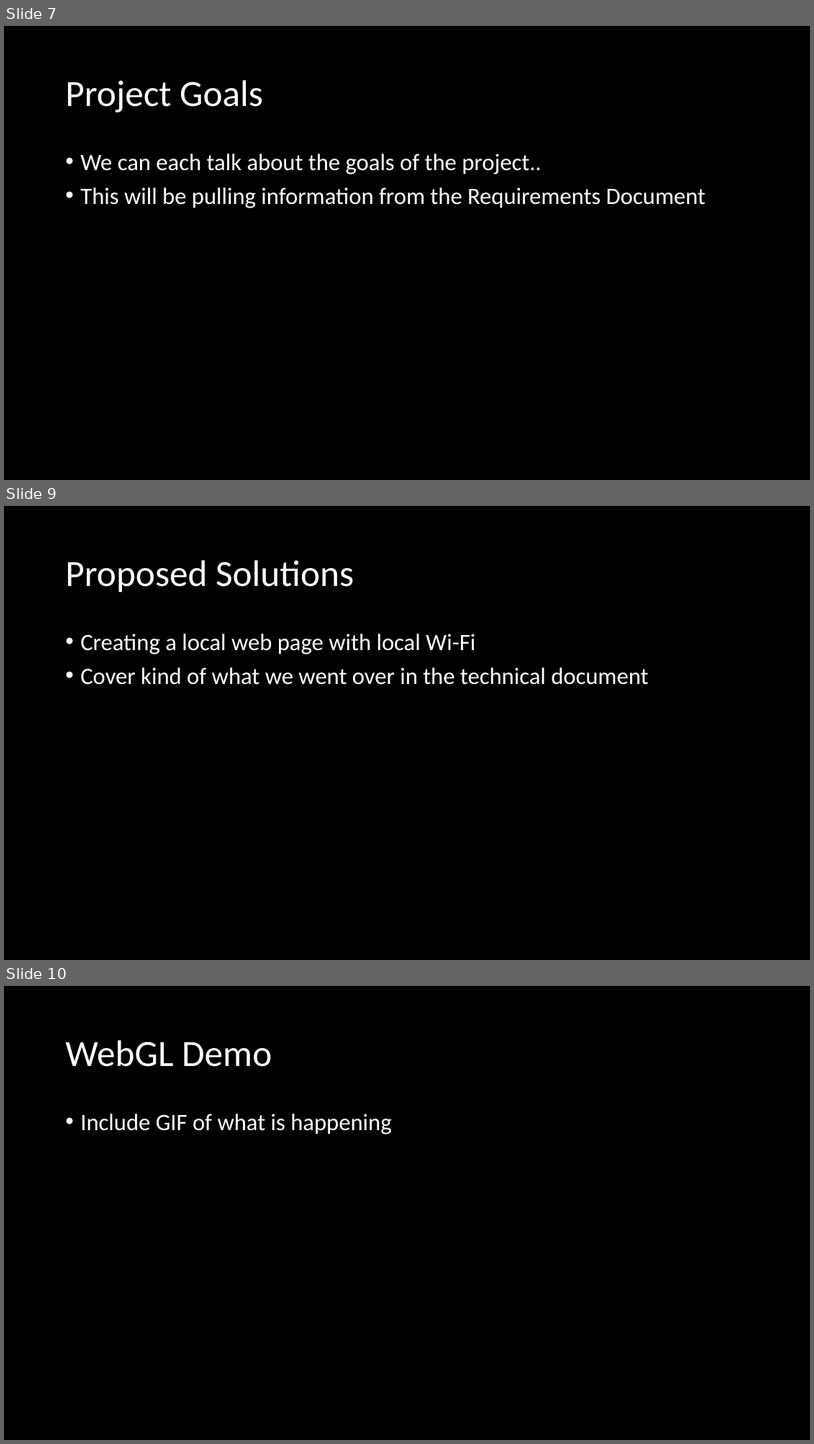
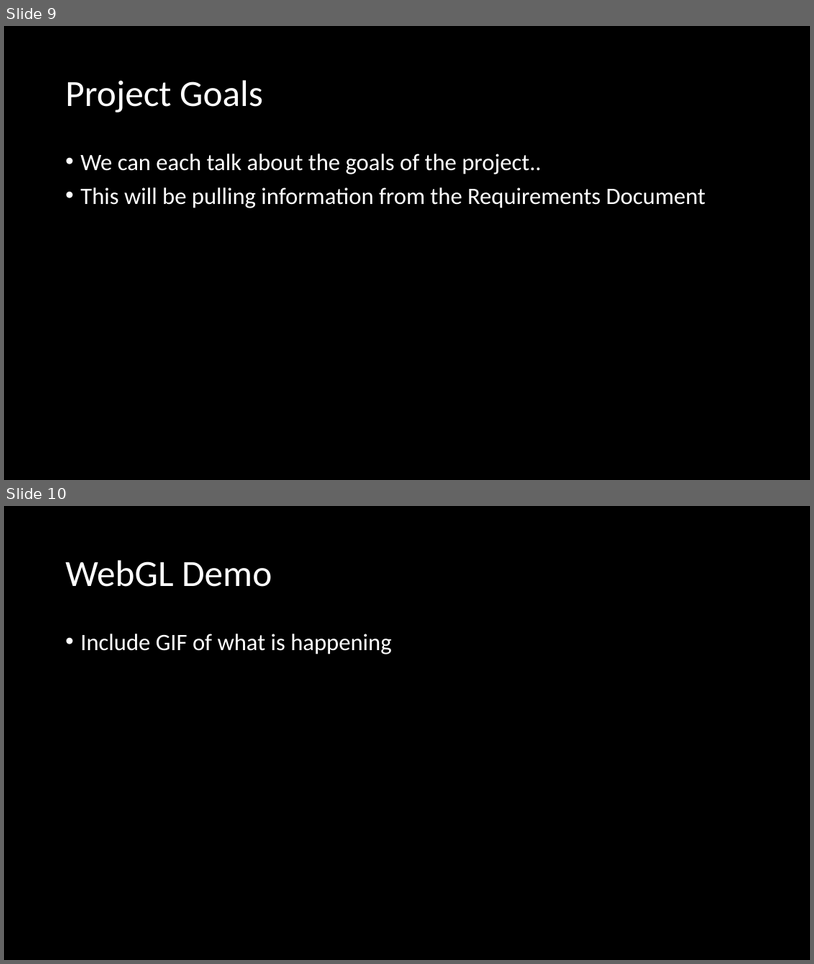
Before and after one commit to 100k-rocketry/groundstation, a slide deck: doc/presentations/FallProgressReport.pptx. Shown one above the other, each under a label of ours: slides 7, 9 and 10 before the commit, slides 9 and 10 after it; the slides between them are not shown. The pictures are 814x1444 and 814x964 pixels, drawn with LibreOffice and Linux fonts; fonts in the diff are those of the drawing. Boxes give left, top, right and bottom in pixels: in the first picture for what was removed or moved away, otherwise in the second. Text is boxed around its words. In the diff, an @@ line names an element or a change of style, - is before the commit and + after.

```diff
--- a/doc/presentations/FallProgressReport.pptx
+++ b/doc/presentations/FallProgressReport.pptx
@@ slide 9 removed at [4, 506, 810, 960], background #000000 @@
@@ title removed at [65, 560, 354, 592] @@
-Proposed Solutions
@@ text removed at [80, 633, 648, 685] @@
-• Creating a local web page with local Wi-Fi
-• Cover kind of what we went over in the technical document
@@ what was slide 7 is now slide 9 @@
```
Also in this commit, not shown: 1 slide changed, 2 slides added, 1 other slide removed, 2 other files.
